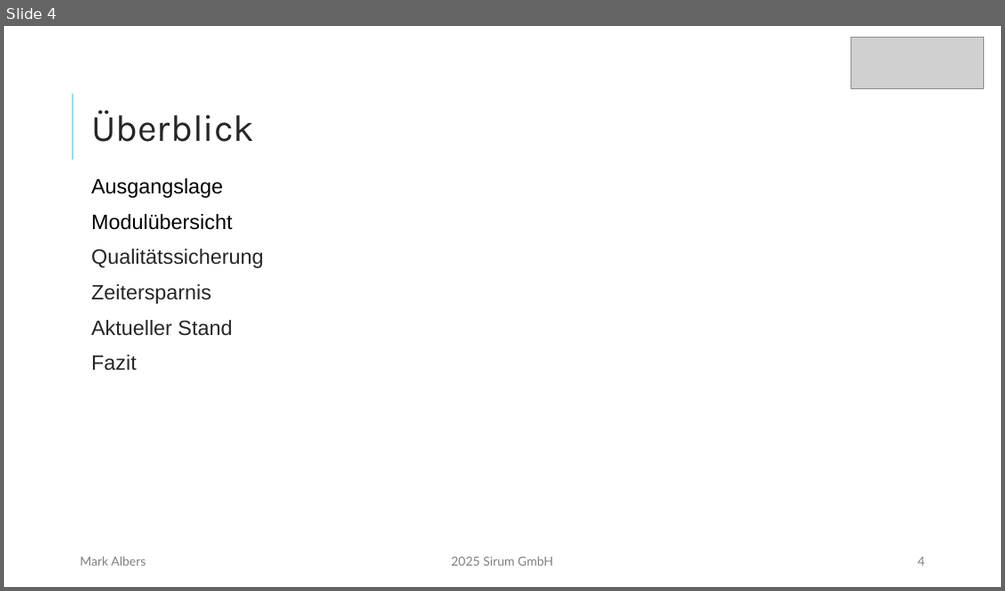
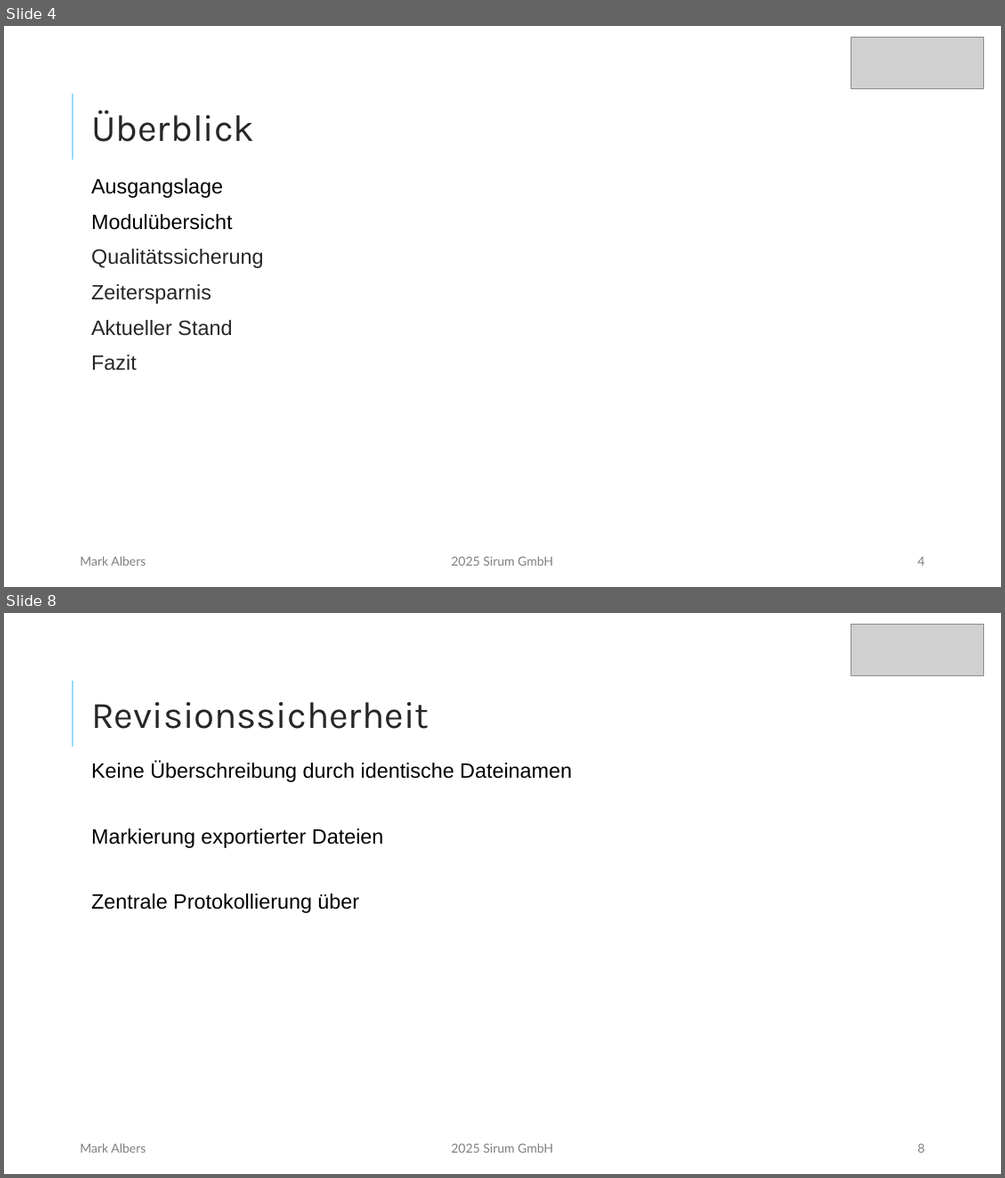
Before and after one commit to mork02/IHK-Projekt, a slide deck: Präsentation/Entwicklung eines Odoo-Moduls zur ZIP-komprimierten Dateiverwaltung im Dokumentenmanagementsystem.pptx. Shown one above the other, each under a label of ours: slide 4 before the commit, slides 4 and 8 after it; the slides between them are not shown. The pictures are 1005x591 and 1005x1178 pixels, drawn with LibreOffice and Linux fonts; fonts in the diff are those of the drawing; grey boxes stand for pictures. Boxes give left, top, right and bottom in pixels: in the first picture for what was removed or moved away, otherwise in the second. Text is boxed around its words. In the diff, an @@ line names an element or a change of style, - is before the commit and + after.

```diff
--- a/Präsentation/Entwicklung eines Odoo-Moduls zur ZIP-komprimierten Dateiverwaltung im Dokumentenmanagementsystem.pptx
+++ b/Präsentation/Entwicklung eines Odoo-Moduls zur ZIP-komprimierten Dateiverwaltung im Dokumentenmanagementsystem.pptx
@@ slide 8 added at (4,613,1001,1174), background #FFFFFF @@
@@ picture added at (851,625,984,676) @@
@@ line added from (73, 681) to (73, 747), #96DCF8 1.5 pt @@
@@ title added at (91,702,429,729), 36 pt, text #262626 @@
+Revisionssicherheit
@@ text added at (91,761,572,913), 20 pt, text #000000 @@
+Keine Überschreibung durch identische Dateinamen
+Markierung exportierter Dateien
+Zentrale Protokollierung über
@@ text added at (80,1143,146,1152), 12 pt, text #808080 @@
+Mark Albers
@@ text added at (451,1143,553,1152), 12 pt, text #808080 @@
+2025 Sirum GmbH
@@ page number added at (917,1143,924,1152), 12 pt, text #808080 @@
+8
```
Also in this commit, not shown: 6 slides changed, 3 other files.
